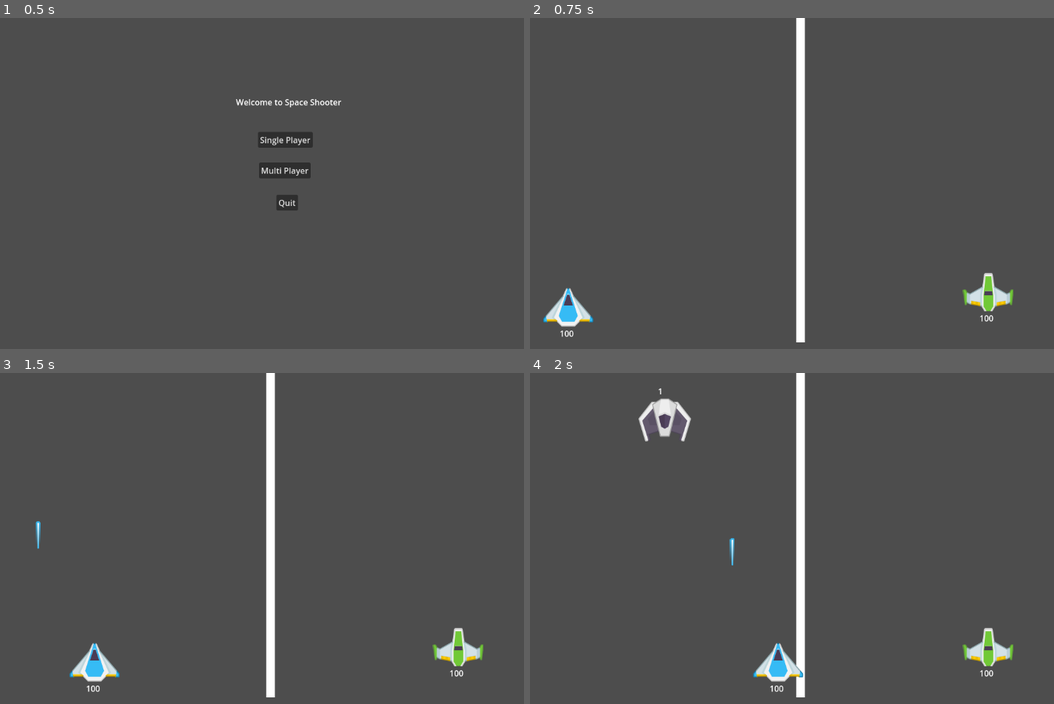
Above: before the commit, frames 1-4 (two rows, left to right).
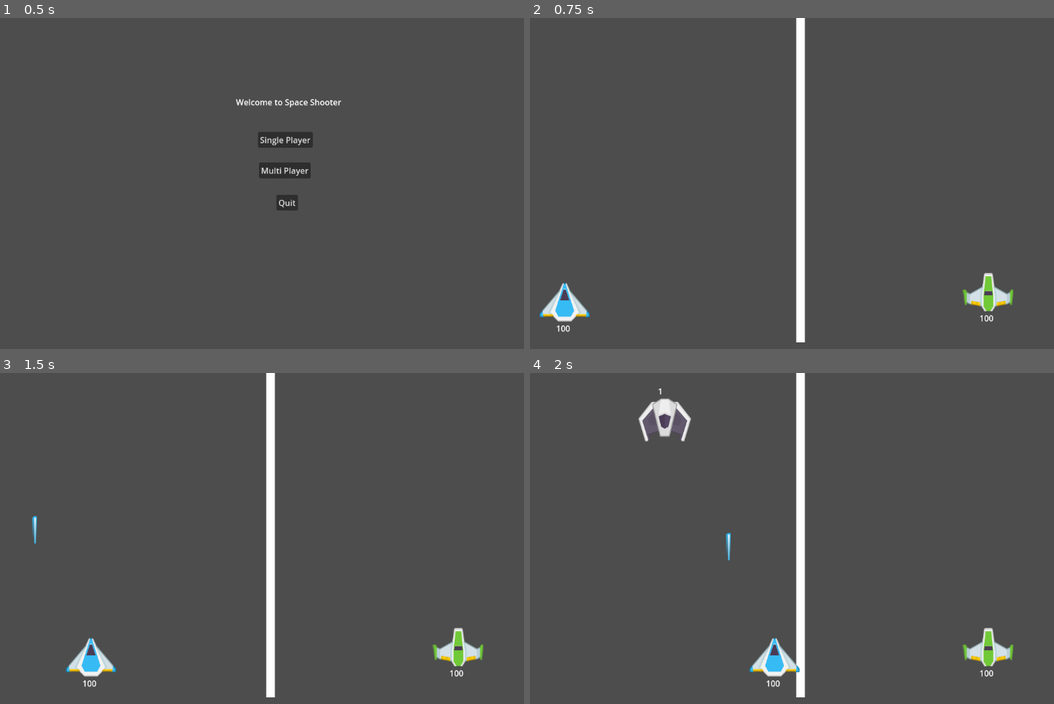
Above: after the commit, the same moments.

Repository: youssefx991/Space-Shooter-Co-op
Game: Godot game, scene res://Main Menu/main_menu.tscn
Same seed, same stepped clock (60 frames per second), same inputs: the game is played once before the commit and once after it.
Inputs:
- Up to frame 1 (0.5 s): no input
- Up to frame 2 (0.75 s): click "Multi Player" at 0.5 s
- Up to frame 3 (1.5 s): tap Enter at 1.25 s; hold D (player1_right) from 1.28 s (still down); hold F (player1_shoot) from 1.28 s (still down)
- Up to frame 4 (2 s): keep holding D (player1_right); keep holding F (player1_shoot)

Frame 1 is identical in both runs. In frame 2, 0.6% of the frame differs, in the area x 1-13%, y 79-97%; in frame 3, 0.8%; in frame 4, 0.8%, in the area x 37-53%, y 48-97%.

Commit message:
show the scores and the winner

Diff:
--- a/Enemy/enemy.gd
+++ b/Enemy/enemy.gd
@@ -3,6 +3,8 @@
 signal say_entered_land(location)
 @export var SPEED = 100
 @export var health = 100
+
+var is_dead = false
 # Called when the node enters the scene tree for the first time.
 func _ready():
 	health_label.text = str(health)
@@ -23,6 +25,7 @@
 		health_label.text = str(health)
 
 func die():
+	is_dead = true
 	queue_free()
 
 
--- a/Laser/laser.gd
+++ b/Laser/laser.gd
@@ -22,4 +22,5 @@
 	if area is enemy:
 		area.damage()
 		queue_free()
-		enemy_dead.emit(player_number)
+		if area.is_dead:
+			enemy_dead.emit(player_number)
--- /dev/null
+++ b/Wasted Menu/wasted_menu.gd
@@ -0,0 +1,31 @@
+extends Control
+
+@onready var label = $Label
+var single_player_score
+var player1_score
+var player2_score
+var is_single_game
+# Called when the node enters the scene tree for the first time.
+func _ready():
+	single_player_score = Scores.single_player_score
+	player1_score = Scores.player1_score
+	player2_score = Scores.player2_score
+	is_single_game = Scores.is_single_game
+
+# Called every frame. 'delta' is the elapsed time since the previous frame.
+func _process(delta):
+	if is_single_game:
+		label.text = "Game Over\nScore = " + str(single_player_score)
+	else:
+		if player1_score > player2_score:
+			label.text = "Player 1 Score = " + str(player1_score)
+			label.text += "\nPlayer 2 Score = " + str(player2_score)
+			label.text += "\nPlayer 1 Wins!!!"
+		elif player1_score > player2_score:
+			label.text = "Player 1 Score = " + str(player1_score)
+			label.text += "\nPlayer 2 Score = " + str(player2_score)
+			label.text += "\nPlayer 2 Wins!!!"
+		else:
+			label.text = "Player 1 Score = " + str(player1_score)
+			label.text += "\nPlayer 2 Score = " + str(player2_score)
+			label.text += "\nTIE!!!"
--- a/Wasted Menu/wasted_menu.tscn
+++ b/Wasted Menu/wasted_menu.tscn
@@ -1,4 +1,6 @@
-[gd_scene format=3 uid="uid://d17ony81603j0"]
+[gd_scene load_steps=2 format=3 uid="uid://d17ony81603j0"]
+
+[ext_resource type="Script" path="res://Wasted Menu/wasted_menu.gd" id="1_ovtbe"]
 
 [node name="Wasted Menu" type="Control"]
 layout_mode = 3
@@ -7,6 +9,7 @@
 anchor_bottom = 1.0
 grow_horizontal = 2
 grow_vertical = 2
+script = ExtResource("1_ovtbe")
 
 [node name="Label" type="Label" parent="."]
 layout_mode = 0
--- a/World/world.gd
+++ b/World/world.gd
@@ -9,7 +9,7 @@
 # Called when the node enters the scene tree for the first time.
 func _ready():
 
-
+	Scores.is_single_game = false
 	assert(player1 != null)
 	assert(player2 != null)
 
@@ -64,5 +64,7 @@
 func _on_enemy_dead(number):
 	if number == 1:
 		player1_score += 1
+		Scores.player1_score = player1_score
 	else:
 		player2_score += 1
+		Scores.player2_score = player2_score
--- a/World/world.tscn
+++ b/World/world.tscn
@@ -24,7 +24,7 @@
 position = Vector2(272, 521)
 
 [node name="player1_spawn_position" type="Marker2D" parent="."]
-position = Vector2(75, 567)
+position = Vector2(68, 557)
 
 [node name="split_screen_position" type="Marker2D" parent="."]
 position = Vector2(526, 631)
--- a/project.godot
+++ b/project.godot
@@ -14,6 +14,10 @@
 run/main_scene="res://Main Menu/main_menu.tscn"
 config/features=PackedStringArray("4.2", "Forward Plus")
 config/icon="res://icon.svg"
+
+[autoload]
+
+Scores="*res://scores.gd"
 
 [input]
 
--- /dev/null
+++ b/scores.gd
@@ -0,0 +1,17 @@
+extends Node
+
+var single_player_score
+var player1_score
+var player2_score
+
+var is_single_game
+# Called when the node enters the scene tree for the first time.
+func _ready():
+	single_player_score = 0
+	player1_score = 0
+	player2_score = 0
+	is_single_game = true
+
+# Called every frame. 'delta' is the elapsed time since the previous frame.
+func _process(delta):
+	pass
--- a/single player world/single_player_world.gd
+++ b/single player world/single_player_world.gd
@@ -8,7 +8,7 @@
 # Called when the node enters the scene tree for the first time.
 func _ready():
 
-
+	Scores.is_single_game = true
 	assert(player1 != null)
 
 
@@ -59,3 +59,4 @@
 
 func _on_enemy_dead(number):
 	score += 1
+	Scores.single_player_score = score
